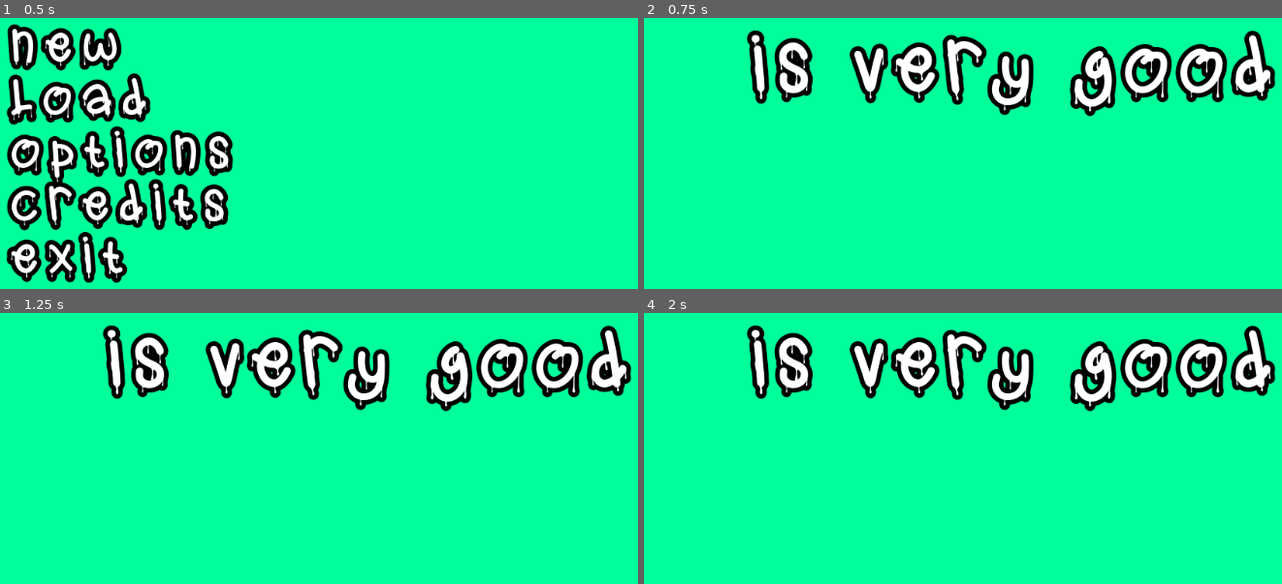
Above: before the commit, frames 1-4 (two rows, left to right).
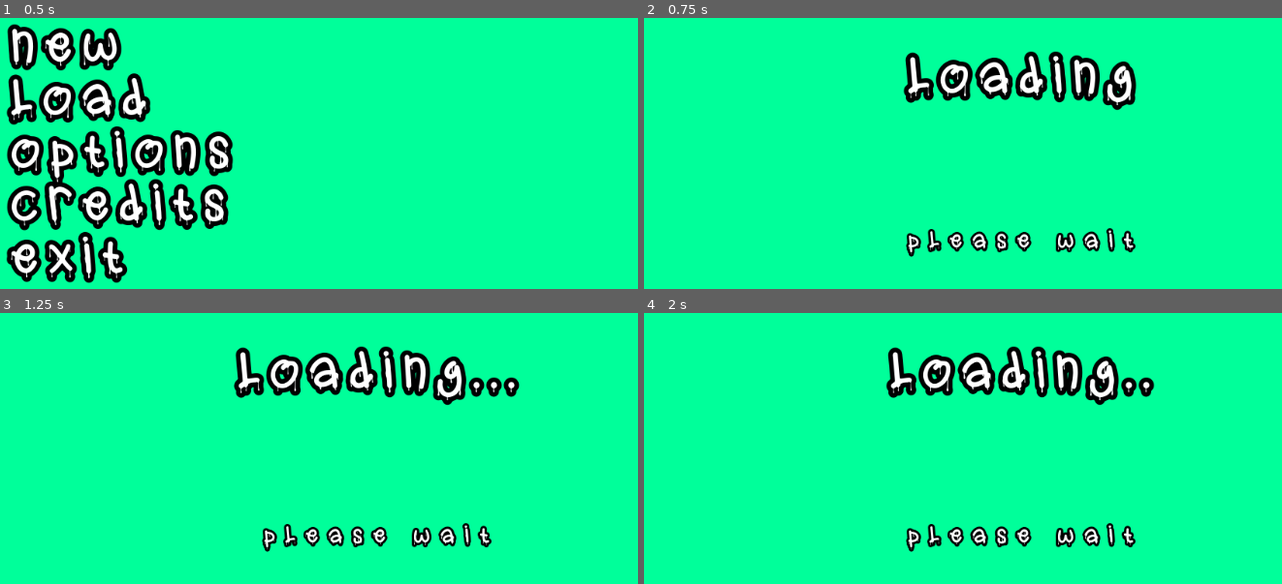
Above: after the commit, the same moments.

Repository: moha2008dev/slime-shift
Game: Godot game, scene res://scenes/main_menu.tscn
Two runs of this game, one before a commit and one after it. Both use one fixed random seed, a clock stepped at 60 frames per second and the inputs below.
Inputs (mouse positions are in pixels of both pictures, inside the frame that each line leads up to):
- Up to frame 1 (0.5 s): no input
- Up to frame 2 (0.75 s): click (720, 99) at 0.5 s
- Up to frame 3 (1.25 s): no input
- Up to frame 4 (2 s): no input

Frame 1 is identical in both runs. In frame 2, 14% of the frame differs, in the area x 16-99%, y 4-89%; in frame 3, 14%; in frame 4, 14%.

Commit message:
adding loading scene

Diff:
--- /dev/null
+++ b/scenes/loading.tscn
@@ -0,0 +1,109 @@
+[gd_scene load_steps=8 format=2]
+
+[ext_resource path="res://scripts/loading.gd" type="Script" id=1]
+[ext_resource path="res://fonts/SlimeDrip-m2GJv.ttf" type="DynamicFontData" id=2]
+
+[sub_resource type="StyleBoxFlat" id=1]
+bg_color = Color( 0, 1, 0.607843, 1 )
+
+[sub_resource type="DynamicFont" id=2]
+size = 65
+outline_size = 6
+outline_color = Color( 0, 0, 0, 1 )
+extra_spacing_char = 14
+font_data = ExtResource( 2 )
+
+[sub_resource type="DynamicFont" id=3]
+size = 30
+outline_size = 3
+outline_color = Color( 0, 0, 0, 1 )
+extra_spacing_char = 14
+font_data = ExtResource( 2 )
+
+[sub_resource type="Animation" id=4]
+length = 0.001
+tracks/0/type = "value"
+tracks/0/path = NodePath("loading2:text")
+tracks/0/interp = 1
+tracks/0/loop_wrap = true
+tracks/0/imported = false
+tracks/0/enabled = true
+tracks/0/keys = {
+"times": PoolRealArray( 0 ),
+"transitions": PoolRealArray( 1 ),
+"update": 0,
+"values": [ "loading" ]
+}
+tracks/1/type = "value"
+tracks/1/path = NodePath("please_wait:text")
+tracks/1/interp = 1
+tracks/1/loop_wrap = true
+tracks/1/imported = false
+tracks/1/enabled = true
+tracks/1/keys = {
+"times": PoolRealArray( 0 ),
+"transitions": PoolRealArray( 1 ),
+"update": 0,
+"values": [ "please wait" ]
+}
+
+[sub_resource type="Animation" id=5]
+resource_name = "loading"
+loop = true
+tracks/0/type = "value"
+tracks/0/path = NodePath("loading2:text")
+tracks/0/interp = 2
+tracks/0/loop_wrap = true
+tracks/0/imported = false
+tracks/0/enabled = true
+tracks/0/keys = {
+"times": PoolRealArray( 0, 0.2, 0.4, 0.6, 0.8, 1 ),
+"transitions": PoolRealArray( 1, 1, 1, 1, 1, 1 ),
+"update": 1,
+"values": [ "loading", "loading.", "loading..", "loading...", "loading....", "loading.....
+" ]
+}
+
+[node name="loading" type="Control"]
+anchor_right = 1.0
+anchor_bottom = 1.0
+script = ExtResource( 1 )
+
+[node name="Panel" type="Panel" parent="."]
+margin_right = 1024.0
+margin_bottom = 602.0
+custom_styles/panel = SubResource( 1 )
+
+[node name="loading2" type="Label" parent="."]
+anchor_left = 0.5
+anchor_top = 0.5
+anchor_right = 0.5
+anchor_bottom = 0.5
+margin_left = -205.5
+margin_top = -33.0
+margin_right = 205.5
+margin_bottom = 33.0
+custom_colors/font_color = Color( 1, 1, 1, 1 )
+custom_fonts/font = SubResource( 2 )
+text = "loading"
+align = 1
+valign = 1
+
+[node name="please_wait" type="Label" parent="."]
+anchor_left = 0.5
+anchor_top = 1.0
+anchor_right = 0.5
+anchor_bottom = 1.0
+margin_left = -148.5
+margin_top = -100.0
+margin_right = 148.5
+margin_bottom = -69.0
+custom_colors/font_color = Color( 1, 1, 1, 1 )
+custom_fonts/font = SubResource( 3 )
+text = "please wait"
+align = 1
+valign = 1
+
+[node name="loading" type="AnimationPlayer" parent="."]
+anims/RESET = SubResource( 4 )
+anims/loading = SubResource( 5 )
--- /dev/null
+++ b/scripts/loading.gd
@@ -0,0 +1,19 @@
+extends Control
+
+var next_scene_to_load = "res://scenes/test.tscn"
+
+func _ready():
+	$loading.play("loading")
+	yield(get_tree(), "idle_frame")
+	load_scene_async()
+func load_scene_async():
+	var loader = ResourceLoader.load_interactive(next_scene_to_load)
+	if loader == null :
+		print("loading failed")
+		return
+	while loader.poll() == OK :
+		yield(get_tree(), "idle_frame")
+	yield(get_tree().create_timer(2.5),"timeout")
+	var packed_scene = loader.get_resource()
+	if packed_scene :
+		get_tree().change_scene_to(packed_scene)
--- a/scripts/main_menu.gd
+++ b/scripts/main_menu.gd
@@ -3,12 +3,13 @@
 
 
 func _on_new_pressed():
-	get_tree().change_scene("res://scenes/test.tscn")
+	var loading_scene = preload("res://scenes/loading.tscn")
+	get_tree().change_scene_to(loading_scene)
 
 
 func _on_load_pressed():
-	get_tree().change_scene("res://scenes/test.tscn")
-
+	var loading_scene = preload("res://scenes/loading.tscn")
+	get_tree().change_scene_to(loading_scene)
 
 func _on_options_pressed():
 	get_tree().change_scene("res://scenes/test.tscn")
